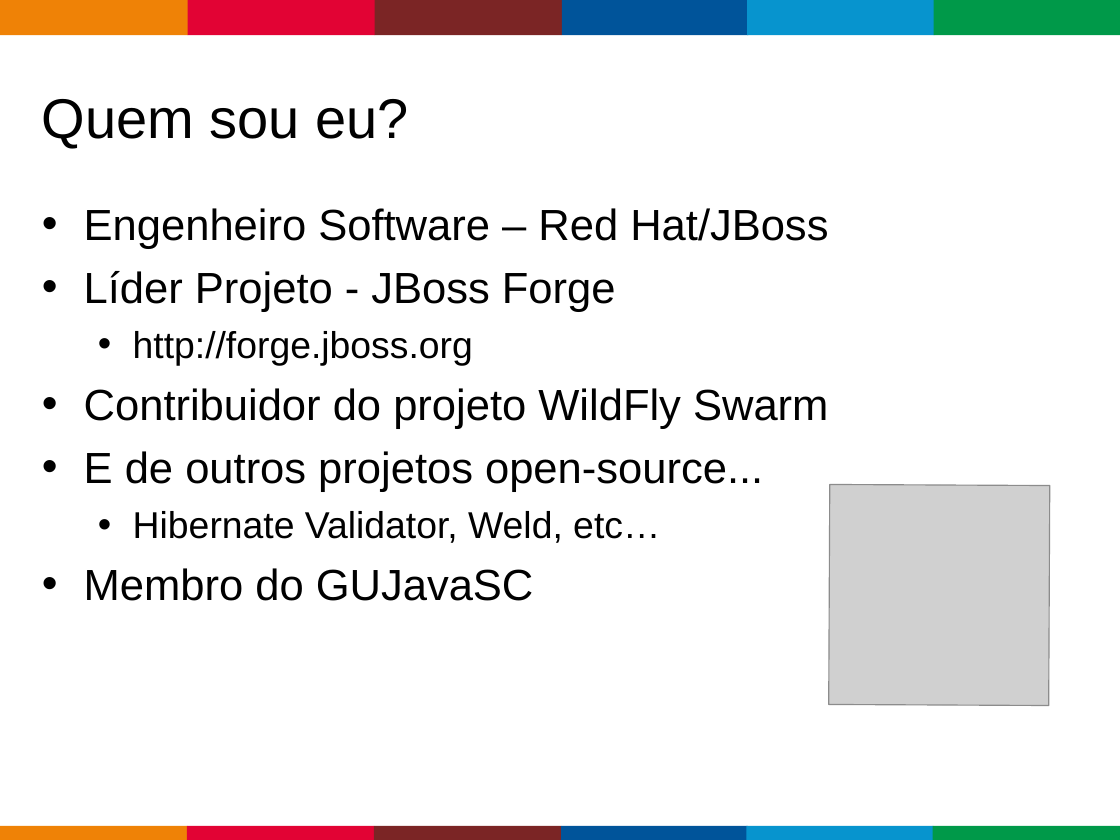
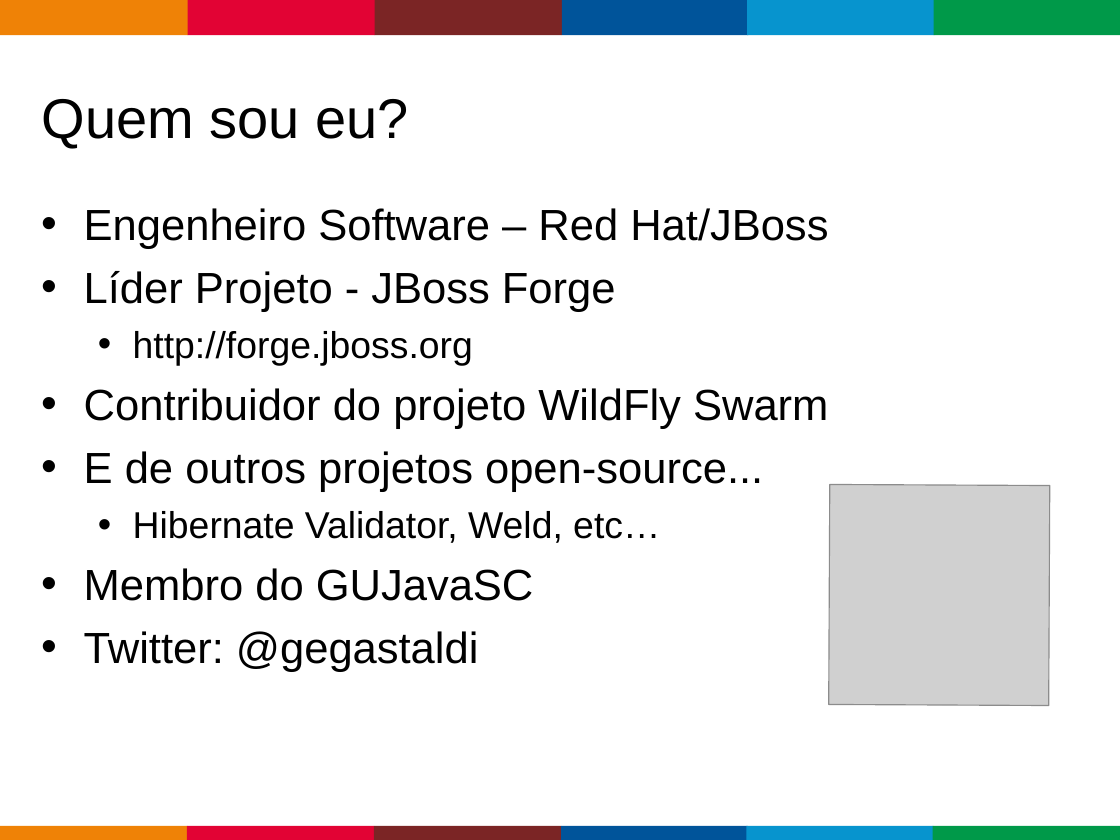
Before and after one commit to gastaldi/talks, a slide deck: slide 2 of WildFlySwarm/TDC 2017/wildflyswarm.odp. Drawn at 1120x840 pixels with LibreOffice and Linux fonts; fonts in the diff are those of the drawing; grey boxes stand for pictures; background and template pictures are left out. Boxes give left, top, right and bottom in pixels: in the first picture for what was removed or moved away, otherwise in the second. Text is boxed around its words. In the diff, an @@ line names an element or a change of style, - is before the commit and + after.

```diff
--- a/WildFlySwarm/TDC 2017/wildflyswarm.odp
+++ b/WildFlySwarm/TDC 2017/wildflyswarm.odp
@@ text at [84, 631, 479, 672]: paragraph added @@
+• Twitter: @gegastaldi
```
Also in this commit, not shown: 2 other slides changed, 1 other file.
